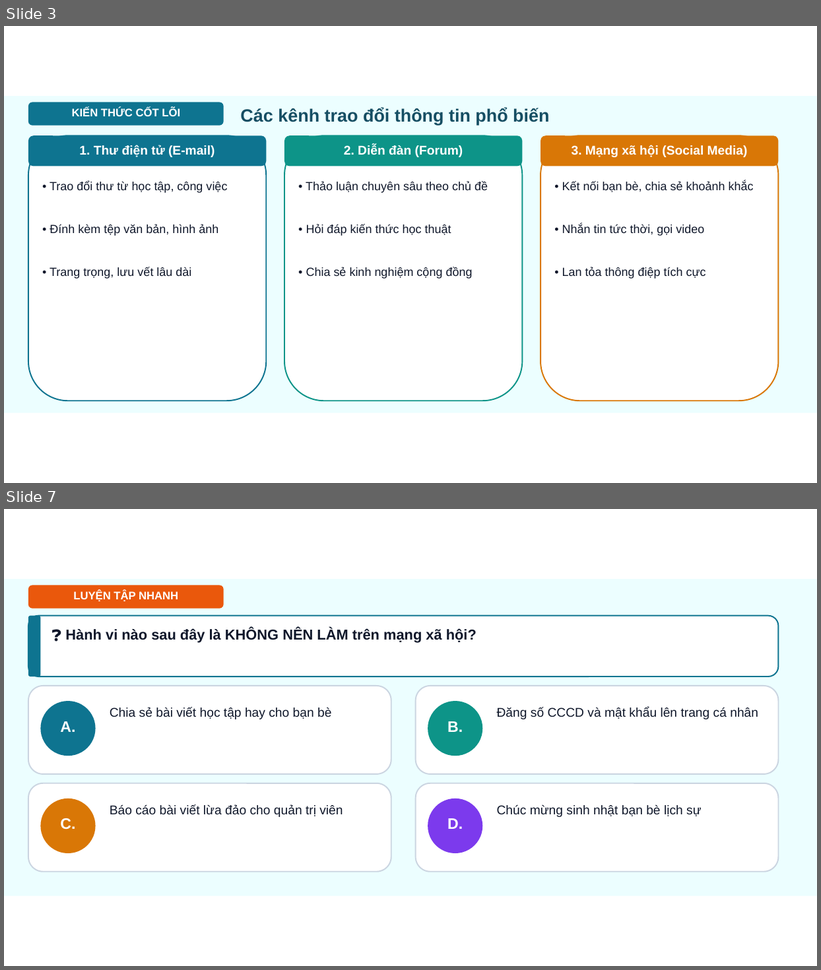
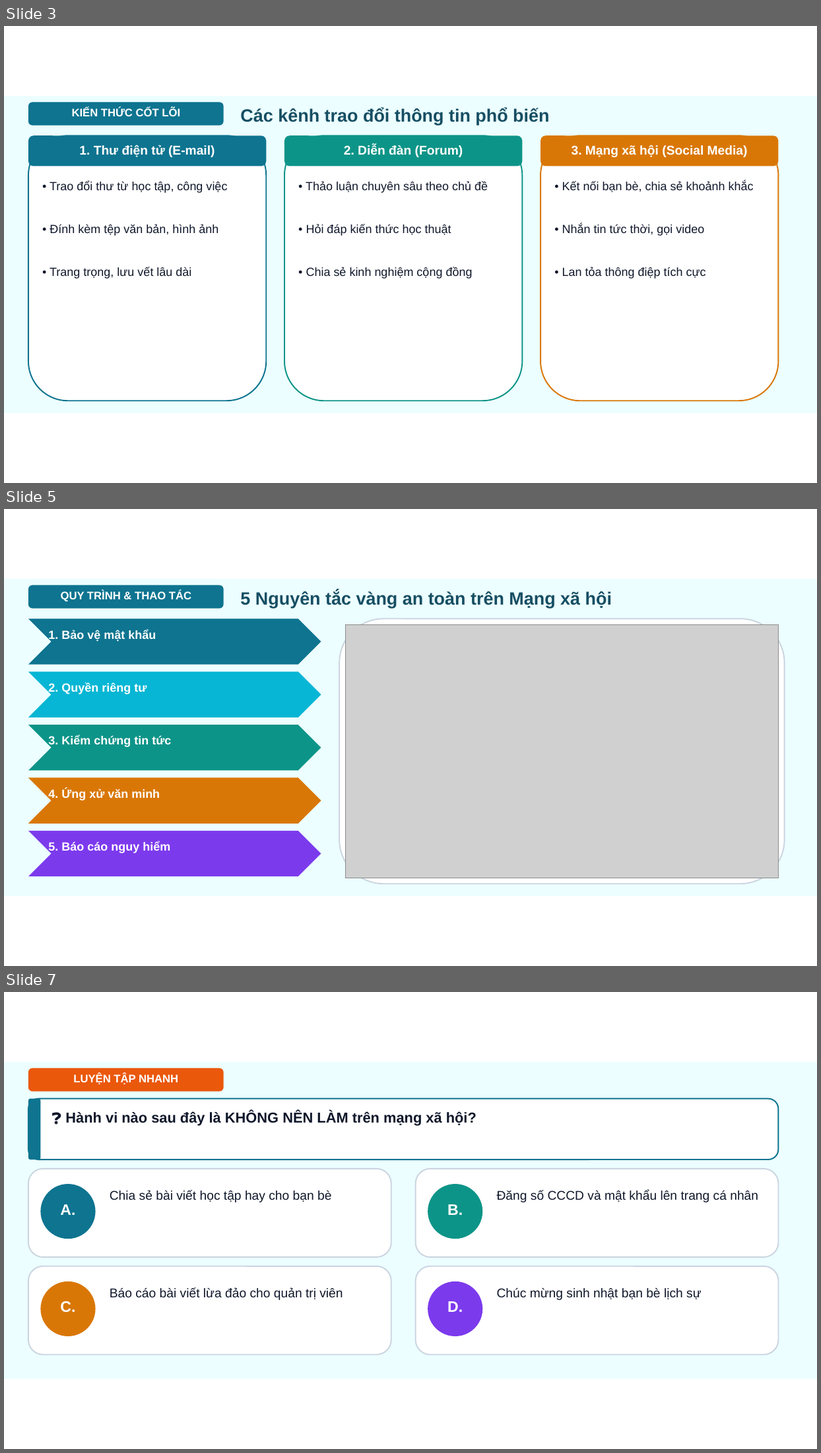
Before and after one commit to dinhnguyenhnue/UNIGO, a slide deck: KHBD_Tin_học/Lớp_7/Tuần_04/Slide_Tin_hoc_Lớp_7_Tiet04_Bai_4_Mang_xa_hoi.pptx. Shown one above the other, each under a label of ours: slides 3 and 7 before the commit, slides 3, 5 and 7 after it; the slides between them are not shown. The pictures are 821x970 and 821x1453 pixels, drawn with LibreOffice and Linux fonts; fonts in the diff are those of the drawing; grey boxes stand for pictures; background and template pictures are left out. Boxes give left, top, right and bottom in pixels: in the first picture for what was removed or moved away, otherwise in the second. Text is boxed around its words. In the diff, an @@ line names an element or a change of style, - is before the commit and + after.

```diff
--- a/KHBD_Tin_học/Lớp_7/Tuần_04/Slide_Tin_hoc_Lớp_7_Tiet04_Bai_4_Mang_xa_hoi.pptx
+++ b/KHBD_Tin_học/Lớp_7/Tuần_04/Slide_Tin_hoc_Lớp_7_Tiet04_Bai_4_Mang_xa_hoi.pptx
@@ slide 5 added at <box>4,509,817,966</box>, background #FFFFFF @@
@@ rectangle added at <box>4,579,817,896</box>, fill #ECFEFF @@
@@ rounded rectangle added at <box>28,586,224,609</box>, fill #0E7490 @@
@@ text added at <box>61,591,191,602</box>, 13 pt, text #FFFFFF, bold @@
+QUY TRÌNH & THAO TÁC
@@ text added at <box>240,591,612,608</box>, 21 pt, text #164E63, bold @@
+5 Nguyên tắc vàng an toàn trên Mạng xã hội
@@ chevron added at <box>28,619,321,665</box>, fill #0E7490 @@
@@ rounded rectangle added at <box>339,619,785,884</box>, fill #FFFFFF, outline #CBD5E1 1.5 pt @@
@@ picture added at <box>346,625,779,878</box> @@
@@ text added at <box>48,630,156,642</box>, 14 pt, text #FFFFFF, bold @@
+1. Bảo vệ mật khẩu
@@ chevron added at <box>28,672,321,718</box>, fill #06B6D4 @@
@@ text added at <box>48,683,147,694</box>, 14 pt, text #FFFFFF, bold @@
+2. Quyền riêng tư
@@ chevron added at <box>28,725,321,770</box>, fill #0D9488 @@
@@ text added at <box>48,736,171,748</box>, 14 pt, text #FFFFFF, bold @@
+3. Kiểm chứng tin tức
@@ chevron added at <box>28,778,321,824</box>, fill #D97706 @@
@@ text added at <box>48,789,160,801</box>, 14 pt, text #FFFFFF, bold @@
+4. Ứng xử văn minh
@@ chevron added at <box>28,831,321,877</box>, fill #7C3AED @@
@@ text added at <box>48,842,170,854</box>, 14 pt, text #FFFFFF, bold @@
+5. Báo cáo nguy hiểm
```
Also in this commit, not shown: 1 slide removed, 14 other files.
